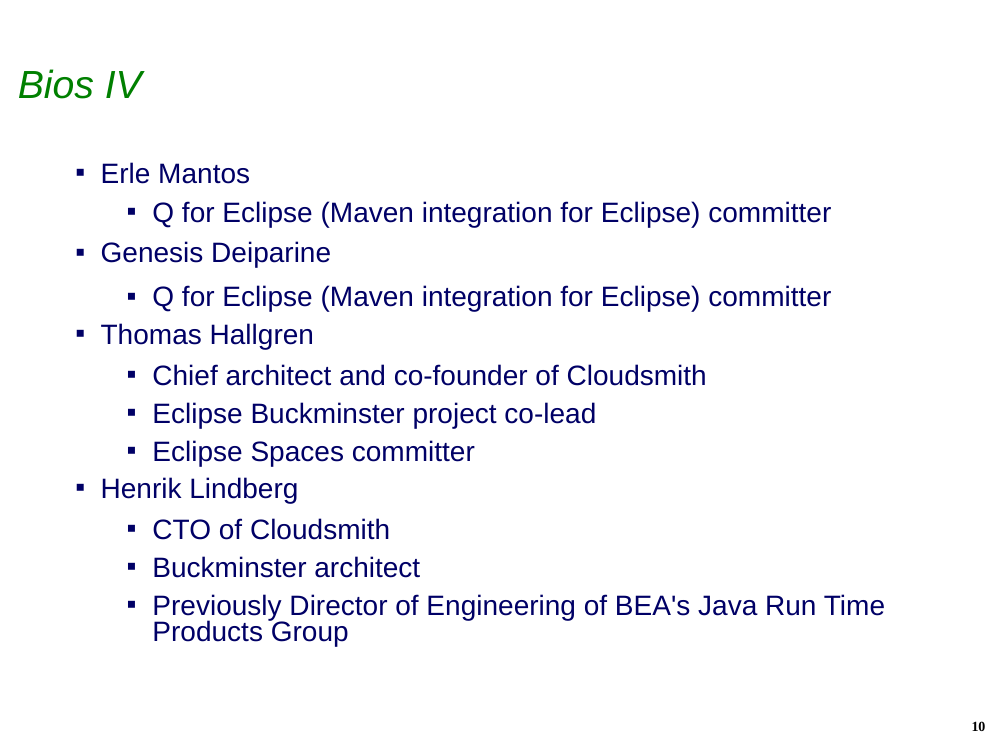
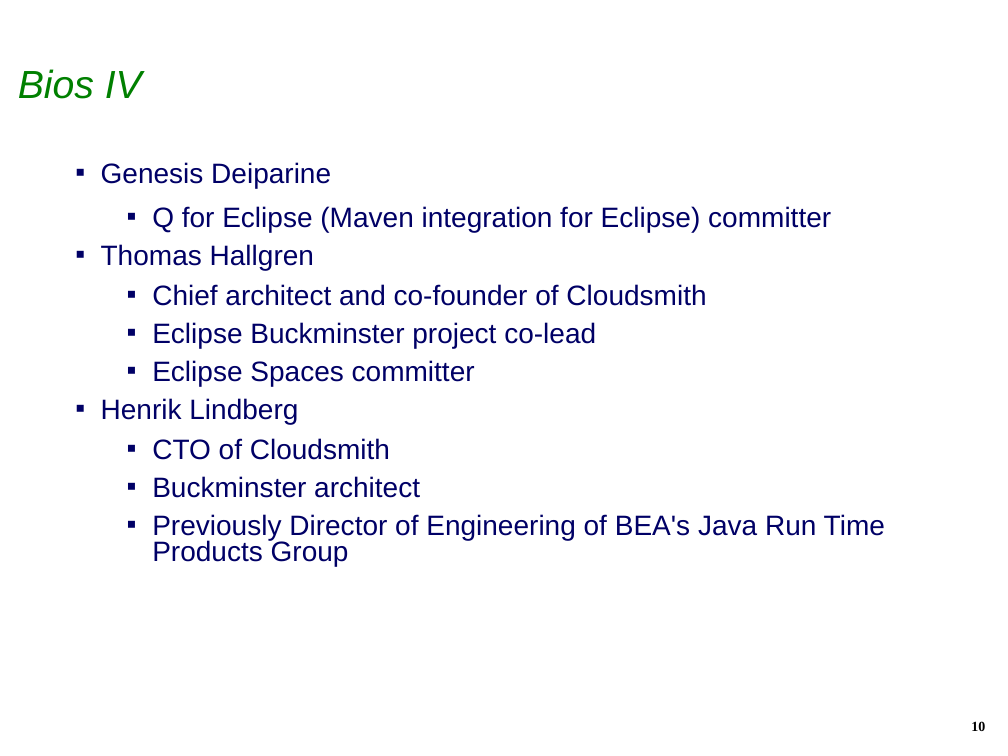
Before and after one commit to isabella232/q4e, a slide deck: slide 10 of docs/EclipseIAMCreationReview.ppt. Drawn at 1008x756 pixels with LibreOffice and Linux fonts; fonts in the diff are those of the drawing; background and template pictures are left out. Boxes give left, top, right and bottom in pixels: in the first picture for what was removed or moved away, otherwise in the second. Text is boxed around its words. In the diff, an @@ line names an element or a change of style, - is before the commit and + after.

```diff
--- a/docs/EclipseIAMCreationReview.ppt
+++ b/docs/EclipseIAMCreationReview.ppt
@@ text at box(101, 162, 831, 228): paragraphs removed @@
-▪ Erle Mantos
-  ▪ Q for Eclipse (Maven integration for Eclipse) committer
@@ text at box(152, 206, 885, 566): indent changed @@
```
Also in this commit, not shown: 8 other slides changed.
